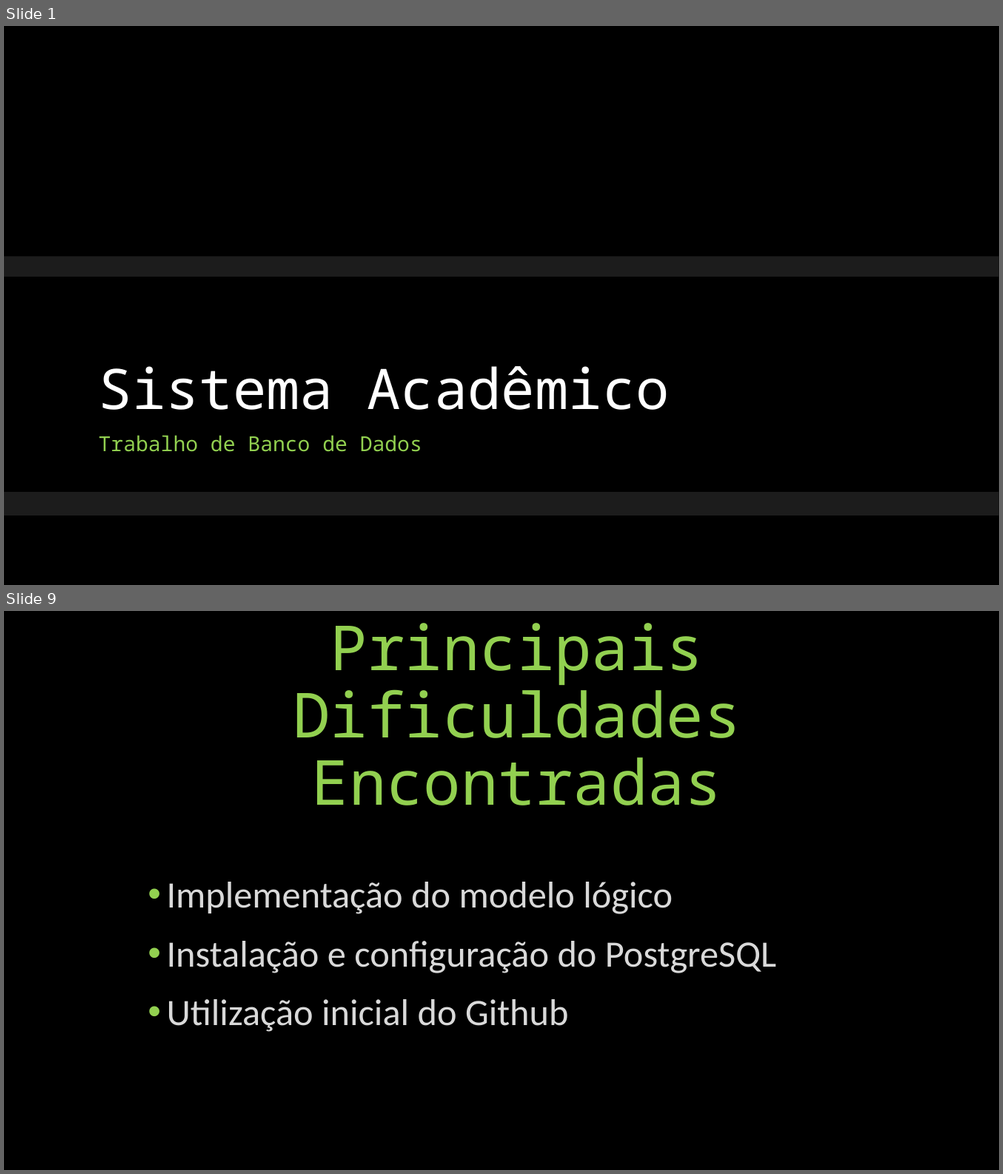
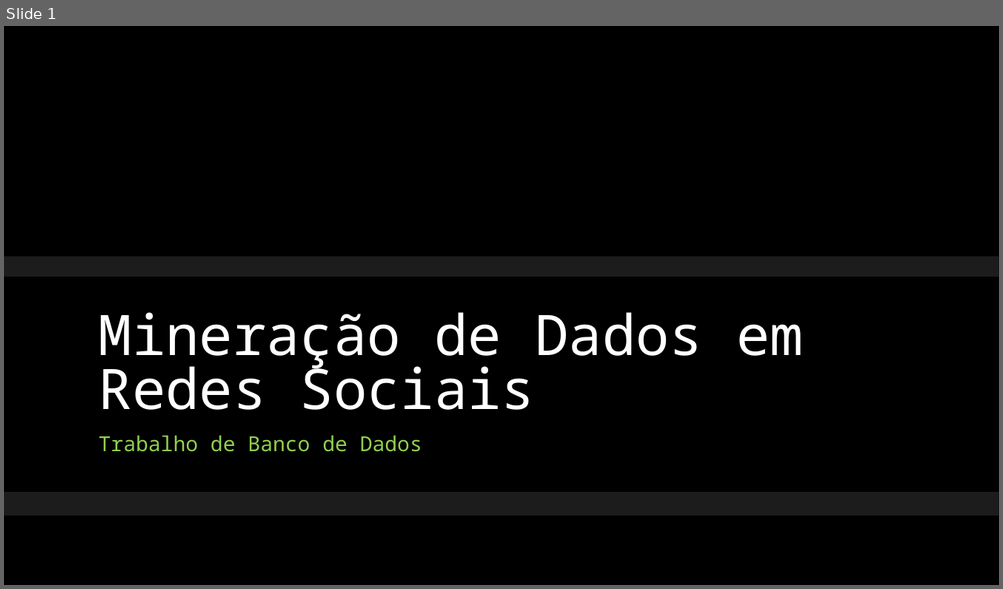
Before and after one commit to calosguilherme/trab01, a slide deck: Apresentação.pptx. Shown one above the other, each under a label of ours: slides 1 and 9 before the commit, slide 1 after it; the slides between them are not shown. The pictures are 1003x1174 and 1003x589 pixels, drawn with LibreOffice and Linux fonts; fonts in the diff are those of the drawing; background and template pictures are left out. Boxes give left, top, right and bottom in pixels: in the first picture for what was removed or moved away, otherwise in the second. Text is boxed around its words. In the diff, an @@ line names an element or a change of style, - is before the commit and + after.

```diff
--- a/Apresentação.pptx
+++ b/Apresentação.pptx
@@ slide 9 removed at (4, 611, 999, 1170), background #000000 @@
@@ title removed at (293, 623, 741, 806) @@
-Principais Dificuldades Encontradas
@@ text removed at (167, 882, 776, 1032) @@
-• Implementação do modelo lógico
-• Instalação e configuração do PostgreSQL
-• Utilização inicial do Github
@@ slide 1 changed as well @@
@@ title at (99, 312, 803, 410): text changed @@
-Sistema Acadêmico
+Mineração de Dados em Redes Sociais
```
Also in this commit, not shown: 6 slides added, 7 other slides removed.
